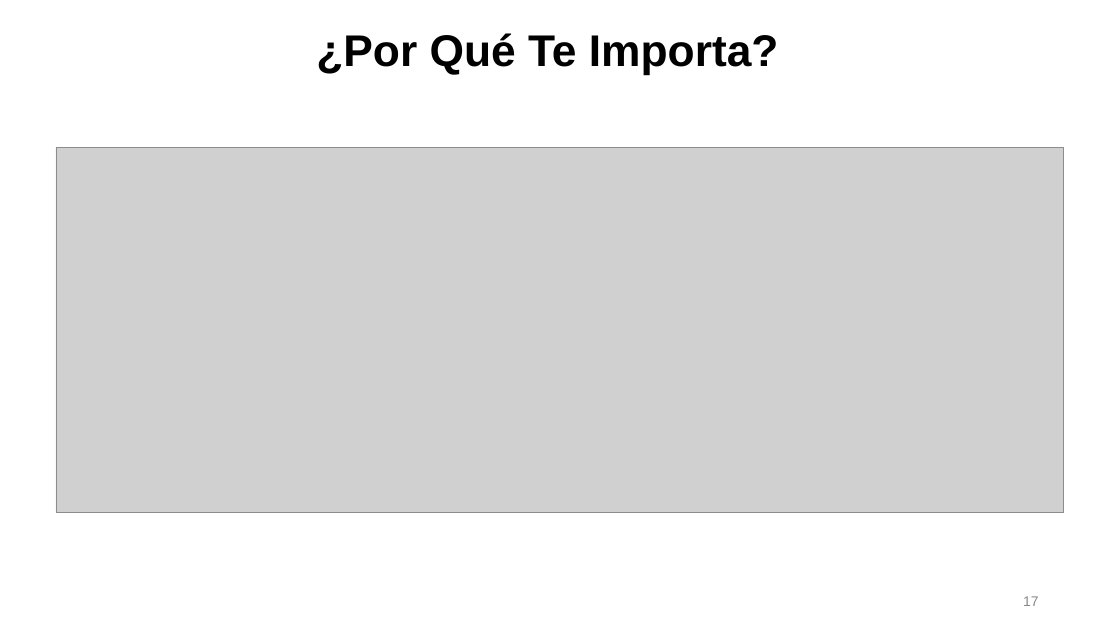
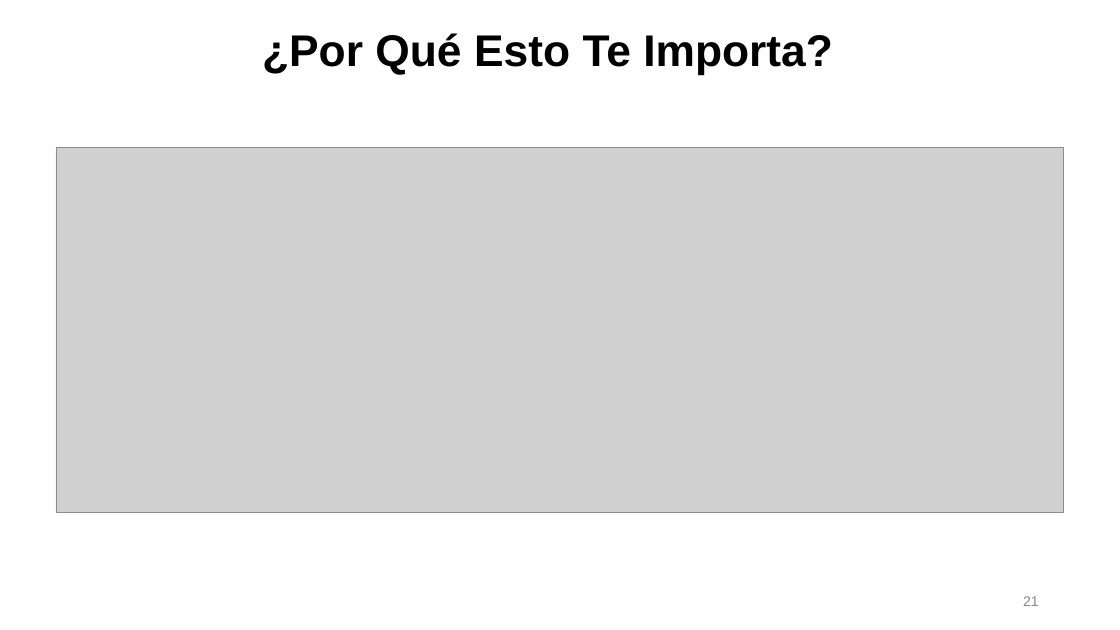
Before and after one commit to irregularchat/Counter_Malign_Information_Training, a slide deck: slide 21 of Counter_Malign_Information/4-Implement-For_Instructors/Lesson_Plans/Lesson_01-Creating_Synthetic_Content/Audio_Visual-Template/MASTER-Lesson_Slide-Create_AI_Content.pptx (slide 17 before the commit). Drawn at 1120x630 pixels with LibreOffice and Linux fonts; fonts in the diff are those of the drawing; grey boxes stand for pictures. Boxes give left, top, right and bottom in pixels: in the first picture for what was removed or moved away, otherwise in the second. Text is boxed around its words. In the diff, an @@ line names an element or a change of style, - is before the commit and + after.

```diff
--- a/Counter_Malign_Information/4-Implement-For_Instructors/Lesson_Plans/Lesson_01-Creating_Synthetic_Content/Audio_Visual-Template/MASTER-Lesson_Slide-Create_AI_Content.pptx
+++ b/Counter_Malign_Information/4-Implement-For_Instructors/Lesson_Plans/Lesson_01-Creating_Synthetic_Content/Audio_Visual-Template/MASTER-Lesson_Slide-Create_AI_Content.pptx
@@ title at box(262, 33, 833, 74): text changed @@
-¿Por Qué Te Importa?
+¿Por Qué Esto Te Importa?
@@ page number at box(1023, 596, 1039, 606): text changed @@
-17
+21
```
Also in this commit, not shown: 9 other slides changed, 4 slides added, 10 other files.
